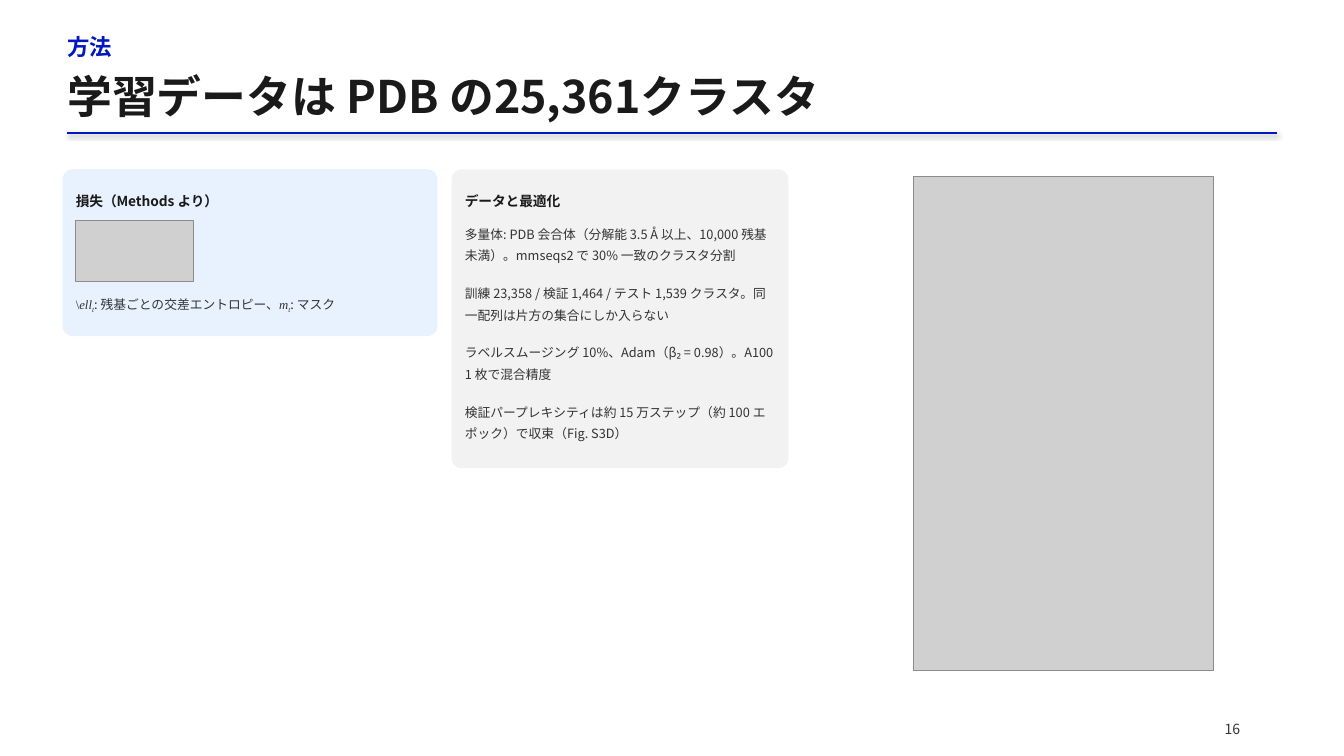
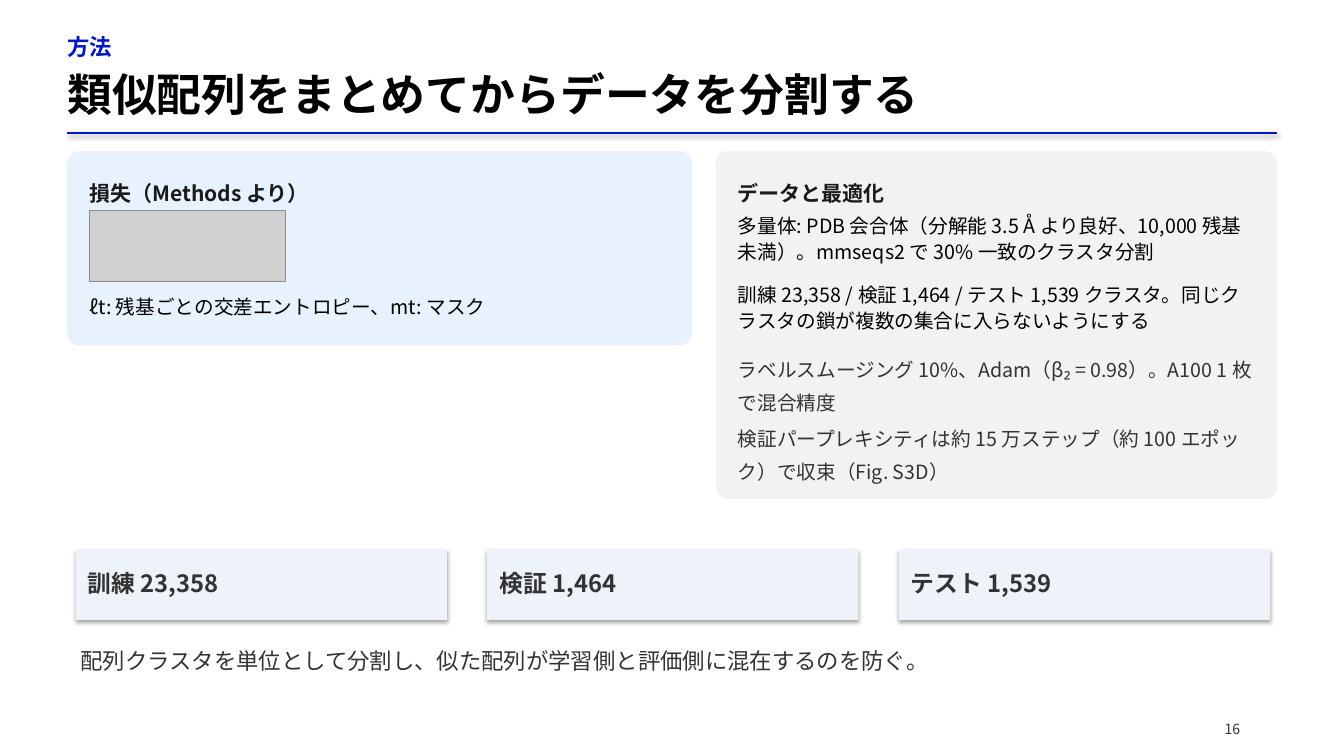
Before and after one commit to matsunagalab/lecture_bioinfo, a slide deck: slide 16 of 07_タンパク質設計/07_タンパク質設計.pptx. Drawn at 1344x756 pixels with LibreOffice and Linux fonts; fonts in the diff are those of the drawing; grey boxes stand for pictures. Boxes give left, top, right and bottom in pixels: in the first picture for what was removed or moved away, otherwise in the second. Text is boxed around its words. In the diff, an @@ line names an element or a change of style, - is before the commit and + after.

Commit message:
Improve lecture 07 figures, equations, and Japanese explanations

```diff
--- a/07_タンパク質設計/07_タンパク質設計.pptx
+++ b/07_タンパク質設計/07_タンパク質設計.pptx
@@ text at box(67, 72, 919, 115): text changed; text colour #1A1A1A to #000000 @@
-学習データは PDB の25,361クラスタ
+類似配列をまとめてからデータを分割する
@@ rounded rectangle: place and size @@
-rounded rectangle at box(63, 169, 438, 337)
+rounded rectangle at box(68, 151, 693, 346)
@@ text "損失（Methods より）": place and size @@
-text "損失（Methods より）" at box(76, 194, 219, 208)
+text "損失（Methods より）" at box(89, 183, 309, 203)
@@ text "損失（Methods より）" at box(89, 183, 309, 203): size 9.8 to 15 pt @@
@@ rounded rectangle removed at box(452, 169, 788, 469) @@
@@ rounded rectangle added at box(716, 151, 1277, 499), fill #F2F2F2 @@
@@ text "データと最適化" at box(738, 183, 885, 203): size 9.8 to 15 pt @@
@@ text "データと最適化": place and size @@
-text "データと最適化" at box(465, 194, 560, 208)
+text "データと最適化" at box(738, 183, 885, 203)
@@ picture removed at box(913, 176, 1214, 670) @@
@@ picture: place and size @@
-picture at box(76, 221, 194, 281)
+picture at box(90, 211, 285, 281)
@@ text at box(738, 213, 1241, 264): text changed; size 9.1 to 14 pt; text colour #333333 to #000000 @@
-多量体: PDB 会合体（分解能 3.5 Å 以上、10,000 残基未満）。mmseqs2 で 30% 一致のクラスタ分割
+多量体: PDB 会合体（分解能 3.5 Å より良好、10,000 残基未満）。mmseqs2 で 30% 一致のクラスタ分割
@@ text at box(89, 297, 486, 316): text changed; size 9.1 to 14 pt; text colour #333333 to #000000 @@
-\ellt: 残基ごとの交差エントロピー、mt: マスク
+ℓt: 残基ごとの交差エントロピー、mt: マスク
@@ text at box(738, 285, 1240, 330): text changed; size 9.1 to 14 pt; text colour #333333 to #000000 @@
-訓練 23,358 / 検証 1,464 / テスト 1,539 クラスタ。同一配列は片方の集合にしか入らない
+訓練 23,358 / 検証 1,464 / テスト 1,539 クラスタ。同じクラスタの鎖が複数の集合に入らないようにする
@@ text "ラベルスムージング 10%、Adam（β₂ = 0.98）。A100 1 ...": place and size @@
-text "ラベルスムージング 10%、Adam（β₂ = 0.98）。A100 1 ..." at box(465, 346, 773, 380)
+text "ラベルスムージング 10%、Adam（β₂ = 0.98）。A100 1 ..." at box(738, 360, 1252, 412)
@@ text "ラベルスムージング 10%、Adam（β₂ = 0.98）。A100 1 ..." at box(738, 360, 1252, 412): size 9.1 to 14 pt @@
@@ text "検証パープレキシティは約 15 万ステップ（約 100 エポック）で収束（Fig. ..." at box(738, 429, 1240, 484): size 9.1 to 14 pt @@
@@ text "検証パープレキシティは約 15 万ステップ（約 100 エポック）で収束（Fig. ...": place and size @@
-text "検証パープレキシティは約 15 万ステップ（約 100 エポック）で収束（Fig. ..." at box(465, 406, 766, 441)
+text "検証パープレキシティは約 15 万ステップ（約 100 エポック）で収束（Fig. ..." at box(738, 429, 1240, 484)
@@ rectangle added at box(76, 549, 447, 620), fill #EEF3FA @@
@@ text added at box(88, 568, 219, 598), 17 pt, text #333333, bold @@
+訓練 23,358
@@ rectangle added at box(487, 549, 858, 620), fill #EEF3FA @@
@@ rectangle added at box(899, 549, 1270, 620), fill #EEF3FA @@
@@ text added at box(499, 572, 616, 597), 17 pt, text #333333, bold @@
+検証 1,464
@@ text added at box(911, 573, 1052, 597), 17 pt, text #333333, bold @@
+テスト 1,539
@@ text added at box(81, 650, 929, 671), 16 pt, text #333333 @@
+配列クラスタを単位として分割し、似た配列が学習側と評価側に混在するのを防ぐ。
```
Also in this commit, not shown: 25 other slides changed, 1 slide added, 1 slide removed, 2 other files.
